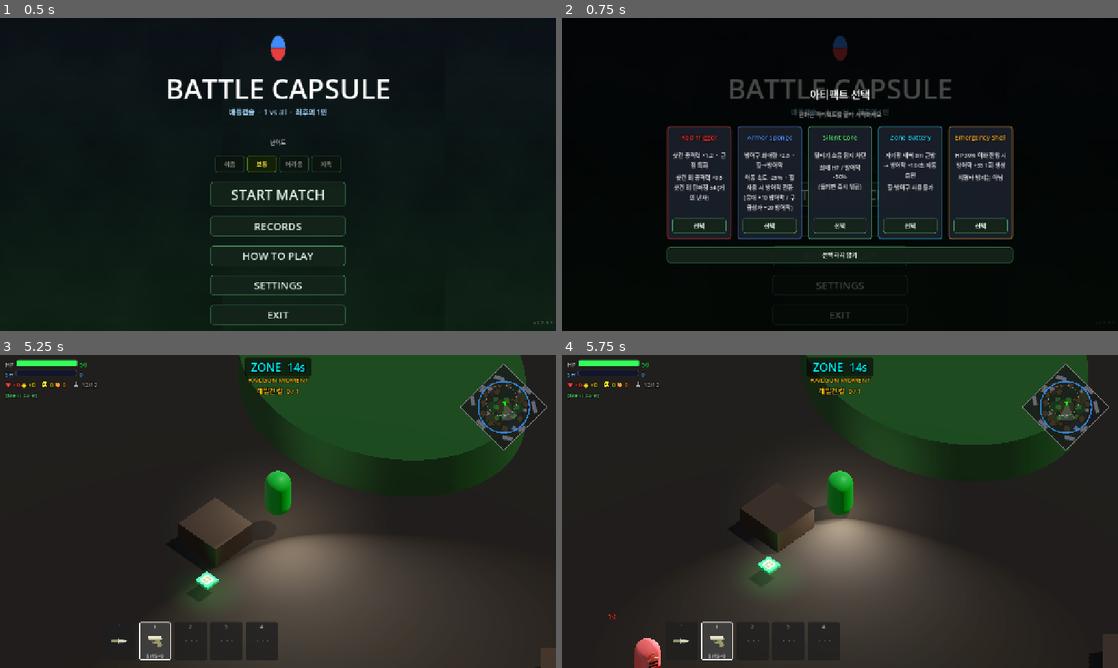
Above: before the commit, frames 1-4 (two rows, left to right).
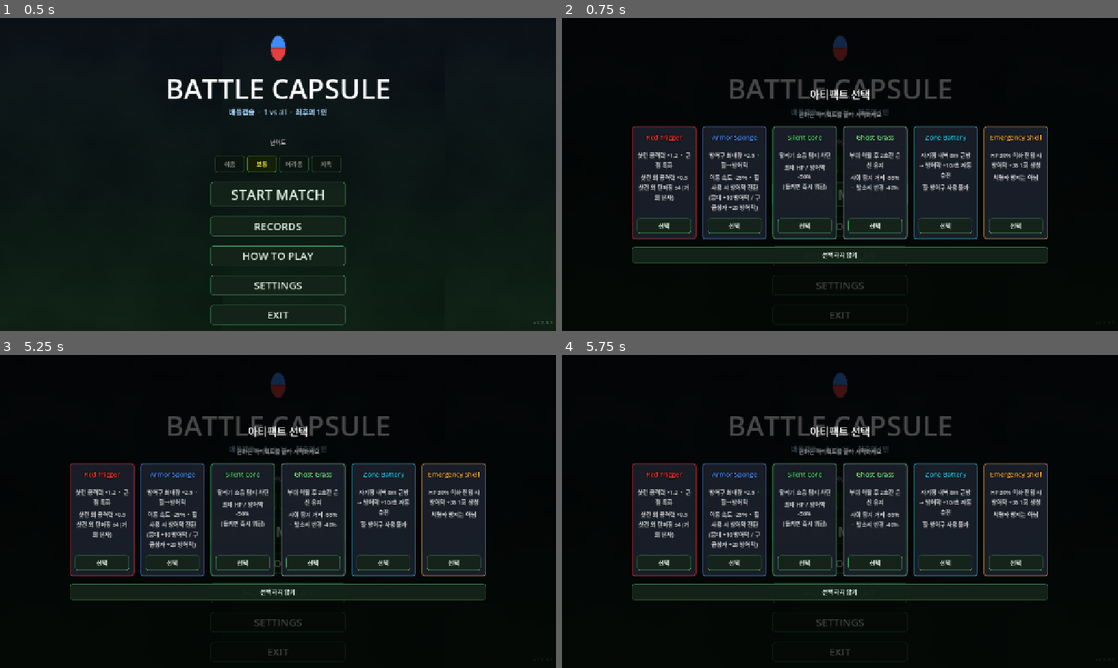
Above: after the commit, the same moments.

Repository: Kyulhee/battle-capsule
Game: Godot game, scene res://src/Main.tscn
Same seed, same stepped clock (60 frames per second), same inputs: the game is played once before the commit and once after it.
Inputs:
- Up to frame 1 (0.5 s): no input
- Up to frame 2 (0.75 s): click "START MATCH" at 0.5 s
- Up to frame 3 (5.25 s): click "START MATCH" at 1.25 s; click "쉬움" at 2 s; click "보통" at 2.75 s; click "어려움" at 3.5 s; click "지옥" at 4.25 s; click "RECORDS" at 5 s
- Up to frame 4 (5.75 s): no input

Frame 1 is identical in both runs. In frame 2, 14% of the frame differs, in the area x 12-88%, y 34-79%; in frame 3, 85%; in frame 4, 85%, in the area x 0-100%, y 0-100%.

Commit message:
feat: add ghost grass artifact

Diff:
--- a/src/core/ArtifactCatalog.gd
+++ b/src/core/ArtifactCatalog.gd
@@ -54,6 +54,17 @@
 			"mods": {"footstep_radius_mult": 0.0, "max_health_mult": 0.5, "max_shield_mult": 0.5},
 		},
 		{
+			"id": "ghost_grass",
+			"label": "Ghost Grass",
+			"color": Color(0.55, 1.0, 0.65),
+			"mods": {
+				"ghost_grass": true,
+				"ghost_grass_duration": 2.0,
+				"ghost_grass_stealth_mult": 0.45,
+				"ghost_grass_footstep_mult": 0.6,
+			},
+		},
+		{
 			"id": "zone_battery",
 			"label": "Zone Battery",
 			"color": Color(0.20, 0.85, 1.0),
@@ -96,6 +107,12 @@
 		"silent_core":
 			artifact["line1"] = "달리기 소음 탐지 차단"
 			artifact["line2"] = "%s\n(들키면 즉시 위험)" % _fmt_health_shield_delta(mods)
+		"ghost_grass":
+			artifact["line1"] = "부쉬 이탈 후 %s초간 은신 유지" % _fmt_num(mods.get("ghost_grass_duration", 0.0))
+			artifact["line2"] = "시야 탐지 거리 %s  ·  발소리 반경 %s" % [
+				_fmt_percent_delta(mods.get("ghost_grass_stealth_mult", 1.0)),
+				_fmt_percent_delta(mods.get("ghost_grass_footstep_mult", 1.0)),
+			]
 		"zone_battery":
 			artifact["line1"] = "자기장 내벽 %s 근방\n→ 방어막 +%s/초 자동 충전" % [
 				_fmt_meter(mods.get("zone_battery_range", 0.0)),
--- a/src/core/Telemetry.gd
+++ b/src/core/Telemetry.gd
@@ -165,6 +165,7 @@
 			"selected": "none",
 			"events": {},
 			"emergency_shell_triggered": 0,
+			"ghost_grass_started": 0,
 		},
 		# archetype
 		"archetype": {
@@ -455,6 +456,8 @@
 	metrics.artifact.events[event] = metrics.artifact.events.get(event, 0) + 1
 	if event == "emergency_shell_triggered":
 		metrics.artifact.emergency_shell_triggered += 1
+	elif event == "ghost_grass_started":
+		metrics.artifact.ghost_grass_started += 1
 
 # ── Stubs kept for call-site compatibility ────────────────────────────────────
 
--- a/src/entities/player/Player.gd
+++ b/src/entities/player/Player.gd
@@ -155,10 +155,16 @@
 		get_node("/root/Telemetry").log_stealth("reveal_pings")
 
 func set_in_bush(value: bool):
+	var was_in_bush := is_in_bush
 	if value and not is_in_bush:
 		if has_node("/root/Telemetry"):
 			get_node("/root/Telemetry").log_stealth("bush_entries")
 	super.set_in_bush(value)
+	var result = _artifact_runtime.on_bush_changed(was_in_bush, is_in_bush)
+	if not result.is_empty():
+		if has_node("/root/Telemetry"):
+			get_node("/root/Telemetry").log_artifact_event(String(result.get("event", "")))
+		show_status_flash("%s ACTIVE" % String(result.get("label", "Ghost Grass")), false)
 
 func take_damage(amount: float, source: String = "gun", weapon_type: String = "", source_node: Node3D = null):
 	if source == "zone":
@@ -253,6 +259,9 @@
 	if Input.is_action_just_pressed("interact"): handle_interaction()
 	if Input.is_key_pressed(KEY_Q): handle_healing()
 	super._physics_process(delta)
+	_artifact_runtime.tick(delta)
+	if _artifact_runtime.is_ghost_grass_active() and reveal_timer <= 0:
+		stealth_modifier = min(stealth_modifier, _artifact_runtime.get_ghost_grass_stealth_modifier())
 	# Crouch stealth
 	if is_crouching and reveal_timer <= 0:
 		stealth_modifier = min(stealth_modifier, 0.35)
@@ -857,4 +866,4 @@
 	shield_changed.emit(current_shield, stats.max_shield)
 
 func get_footstep_radius_mult() -> float:
-	return _artifact_mods.get("footstep_radius_mult", 1.0)
+	return _artifact_runtime.get_footstep_radius_mult(_artifact_mods.get("footstep_radius_mult", 1.0))
--- a/src/entities/player/PlayerArtifactRuntime.gd
+++ b/src/entities/player/PlayerArtifactRuntime.gd
@@ -5,6 +5,7 @@
 var _artifact_label: String = ""
 var _mods: Dictionary = {}
 var _emergency_shell_used: bool = false
+var _ghost_grass_timer: float = 0.0
 
 
 func configure(artifact: Dictionary) -> void:
@@ -12,6 +13,12 @@
 	_artifact_label = String(artifact.get("label", ""))
 	_mods = artifact.get("mods", {}).duplicate(true)
 	_emergency_shell_used = false
+	_ghost_grass_timer = 0.0
+
+
+func tick(delta: float) -> void:
+	if _ghost_grass_timer > 0.0:
+		_ghost_grass_timer = maxf(0.0, _ghost_grass_timer - delta)
 
 
 func evaluate_after_damage(
@@ -45,3 +52,41 @@
 		"event": "emergency_shell_triggered",
 		"shield": shield_amount,
 	}
+
+
+func on_bush_changed(was_in_bush: bool, is_now_in_bush: bool) -> Dictionary:
+	if not bool(_mods.get("ghost_grass", false)):
+		return {}
+	if is_now_in_bush:
+		_ghost_grass_timer = 0.0
+		return {}
+	if not was_in_bush:
+		return {}
+
+	var duration = maxf(0.0, float(_mods.get("ghost_grass_duration", 0.0)))
+	if duration <= 0.0:
+		return {}
+
+	_ghost_grass_timer = duration
+	return {
+		"artifact_id": _artifact_id,
+		"label": _artifact_label,
+		"event": "ghost_grass_started",
+		"duration": duration,
+	}
+
+
+func is_ghost_grass_active() -> bool:
+	return bool(_mods.get("ghost_grass", false)) and _ghost_grass_timer > 0.0
+
+
+func get_ghost_grass_stealth_modifier() -> float:
+	if not is_ghost_grass_active():
+		return 1.0
+	return maxf(0.0, float(_mods.get("ghost_grass_stealth_mult", 1.0)))
+
+
+func get_footstep_radius_mult(base_mult: float) -> float:
+	if not is_ghost_grass_active():
+		return base_mult
+	return base_mult * maxf(0.0, float(_mods.get("ghost_grass_footstep_mult", 1.0)))
--- a/tools/verify_artifact_runtime.gd
+++ b/tools/verify_artifact_runtime.gd
@@ -1,9 +1,23 @@
 extends SceneTree
+
+var _runtime_script = null
 
 
 func _init():
-	var runtime_script = load("res://src/entities/player/PlayerArtifactRuntime.gd")
-	var runtime = runtime_script.new()
+	_runtime_script = load("res://src/entities/player/PlayerArtifactRuntime.gd")
+	if not _verify_emergency_shell():
+		quit(1)
+		return
+	if not _verify_ghost_grass():
+		quit(1)
+		return
+
+	print("Artifact runtime smoke passed.")
+	quit(0)
+
+
+func _verify_emergency_shell() -> bool:
+	var runtime = _runtime_script.new()
 	runtime.configure({
 		"id": "emergency_shell",
 		"label": "Emergency Shell",
@@ -16,21 +30,58 @@
 
 	var high_hp = runtime.evaluate_after_damage(40.0, 100.0, 0.0, 50.0)
 	if not high_hp.is_empty():
-		push_error("Emergency Shell triggered above threshold.")
-		quit(1)
-		return
+		return _fail("Emergency Shell triggered above threshold.")
 
 	var triggered = runtime.evaluate_after_damage(30.0, 100.0, 0.0, 50.0)
 	if int(roundf(float(triggered.get("shield", 0.0)))) != 35:
-		push_error("Emergency Shell did not return the configured shield amount.")
-		quit(1)
-		return
+		return _fail("Emergency Shell did not return the configured shield amount.")
 
 	var repeated = runtime.evaluate_after_damage(20.0, 100.0, 0.0, 50.0)
 	if not repeated.is_empty():
-		push_error("Emergency Shell triggered more than once.")
-		quit(1)
-		return
+		return _fail("Emergency Shell triggered more than once.")
 
-	print("Artifact runtime smoke passed.")
-	quit(0)
+	return true
+
+
+func _verify_ghost_grass() -> bool:
+	var runtime = _runtime_script.new()
+	runtime.configure({
+		"id": "ghost_grass",
+		"label": "Ghost Grass",
+		"mods": {
+			"ghost_grass": true,
+			"ghost_grass_duration": 2.0,
+			"ghost_grass_stealth_mult": 0.45,
+			"ghost_grass_footstep_mult": 0.6,
+		},
+	})
+
+	var entering = runtime.on_bush_changed(false, true)
+	if not entering.is_empty():
+		return _fail("Ghost Grass triggered while entering a bush.")
+
+	var started = runtime.on_bush_changed(true, false)
+	if String(started.get("event", "")) != "ghost_grass_started":
+		return _fail("Ghost Grass did not trigger after leaving a bush.")
+	if not runtime.is_ghost_grass_active():
+		return _fail("Ghost Grass was not active after triggering.")
+	if absf(runtime.get_ghost_grass_stealth_modifier() - 0.45) > 0.001:
+		return _fail("Ghost Grass stealth modifier did not match catalog tuning.")
+	if absf(runtime.get_footstep_radius_mult(1.0) - 0.6) > 0.001:
+		return _fail("Ghost Grass footstep multiplier did not match catalog tuning.")
+
+	runtime.tick(1.0)
+	if not runtime.is_ghost_grass_active():
+		return _fail("Ghost Grass expired too early.")
+	runtime.tick(1.0)
+	if runtime.is_ghost_grass_active():
+		return _fail("Ghost Grass did not expire after its configured duration.")
+	if absf(runtime.get_footstep_radius_mult(0.8) - 0.8) > 0.001:
+		return _fail("Ghost Grass kept modifying footsteps after expiry.")
+
+	return true
+
+
+func _fail(message: String) -> bool:
+	push_error(message)
+	return false
Not shown, changed: docs/ARCHITECTURE.md
Not shown, changed: docs/DEVLOG.md
Not shown, changed: docs/IMPACT_MAP.md
Not shown, changed: docs/MASTERPLAN.md
Not shown, changed: docs/TESTING.md
Not shown, changed: docs/devlog/v1.12.md
